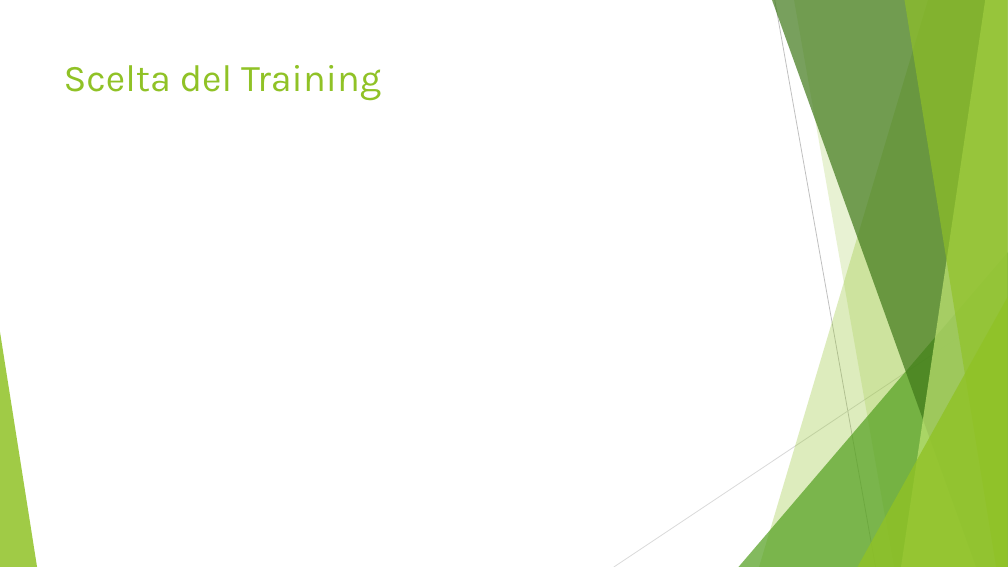
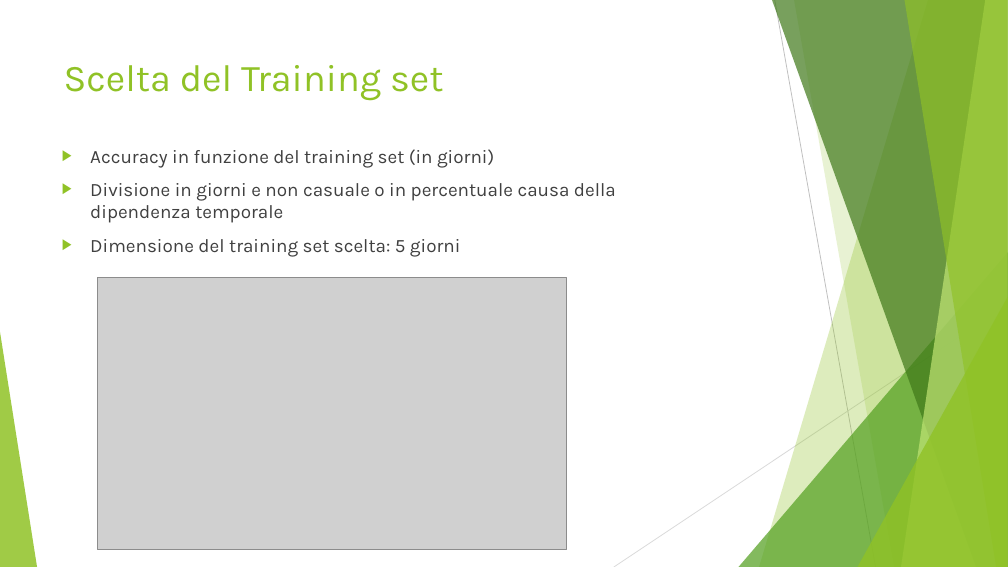
Before and after one commit to CostantiniMatteo/progetto-mpd, a slide deck: slide 7 of presentazione.pptx. Drawn at 1008x567 pixels with LibreOffice and Linux fonts; fonts in the diff are those of the drawing; grey boxes stand for pictures. Boxes give left, top, right and bottom in pixels: in the first picture for what was removed or moved away, otherwise in the second. Text is boxed around its words. In the diff, an @@ line names an element or a change of style, - is before the commit and + after.

```diff
--- a/presentazione.pptx
+++ b/presentazione.pptx
@@ title at (x1=64, y1=65, x2=443, y2=101): text changed @@
-Scelta del Training
+Scelta del Training set
@@ text added at (x1=90, y1=149, x2=616, y2=257), 18 pt, text #404040 @@
+▶ Accuracy in funzione del training set (in giorni)
+▶ Divisione in giorni e non casuale o in percentuale causa della dipendenza temporale
+▶ Dimensione del training set scelta: 5 giorni
@@ picture added at (x1=98, y1=278, x2=566, y2=550) @@
```
Also in this commit, not shown: 2 other slides changed, 11 slides added, 5 slides removed, 3 other files.
